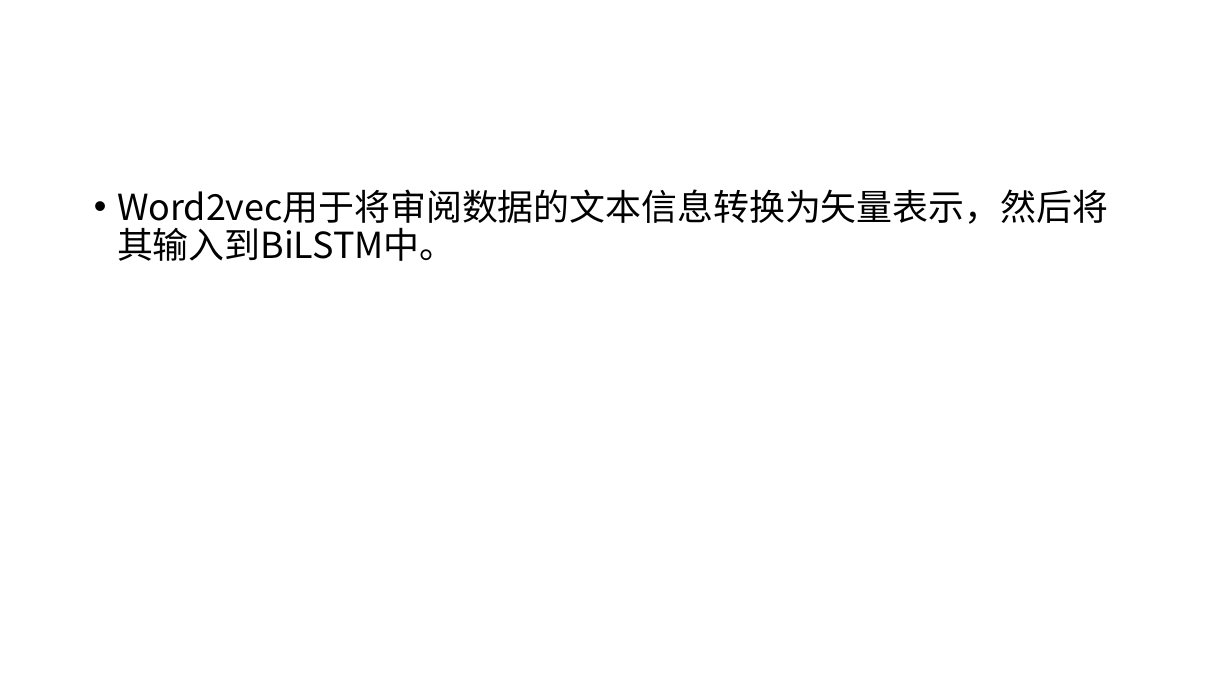
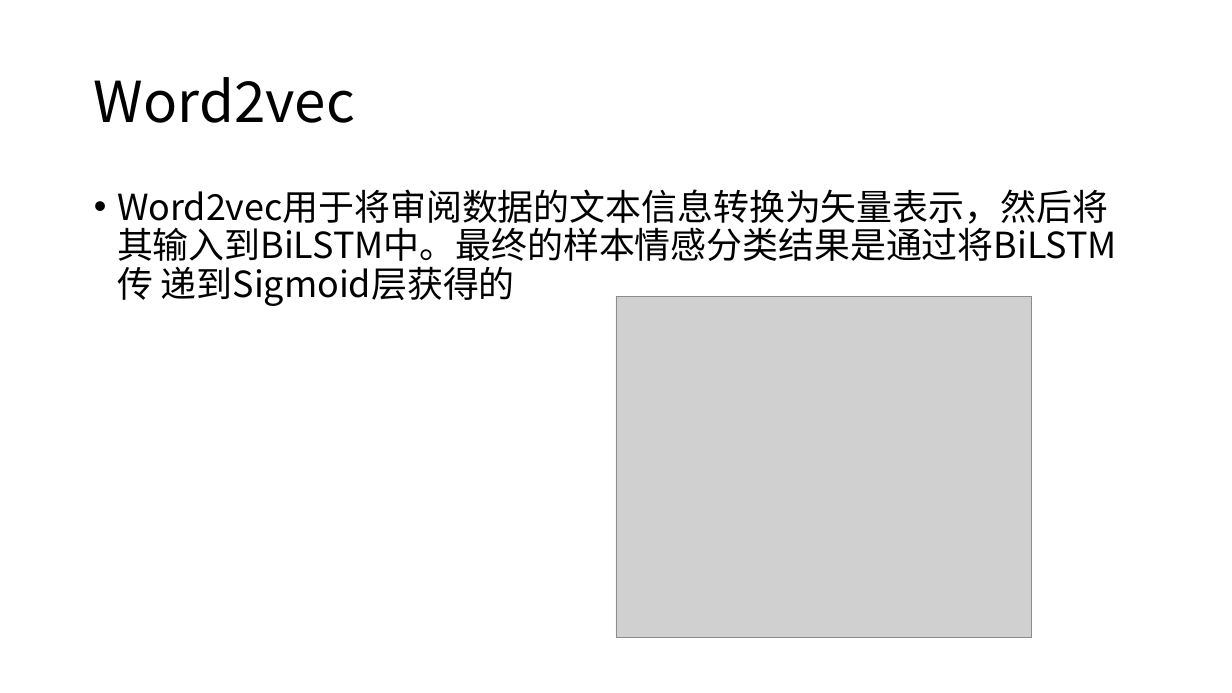
Before and after one commit to XinLin-cs/Dev_Note, a slide deck: slide 10 of COVID-19 Sentiment based on Weak Tagging Information/开题报告.pptx. Drawn at 1232x693 pixels with LibreOffice and Linux fonts; fonts in the diff are those of the drawing; grey boxes stand for pictures. Boxes give left, top, right and bottom in pixels: in the first picture for what was removed or moved away, otherwise in the second. Text is boxed around its words. In the diff, an @@ line names an element or a change of style, - is before the commit and + after.

```diff
--- a/COVID-19 Sentiment based on Weak Tagging Information/开题报告.pptx
+++ b/COVID-19 Sentiment based on Weak Tagging Information/开题报告.pptx
@@ title added at bbox=[94, 77, 355, 123], 44 pt, text #000000 @@
+Word2vec
@@ text at bbox=[117, 189, 1117, 306]: text changed @@
-• Word2vec用于将审阅数据的文本信息转换为矢量表示，然后将 其输入到BiLSTM中。
+• Word2vec用于将审阅数据的文本信息转换为矢量表示，然后将 其输入到BiLSTM中。最终的样本情感分类结果是通过将BiLSTM传 递到Sigmoid层获得的
@@ picture added at bbox=[616, 297, 1032, 638] @@
```
Also in this commit, not shown: 11 other slides changed, 10 slides added, 3 slides removed.
